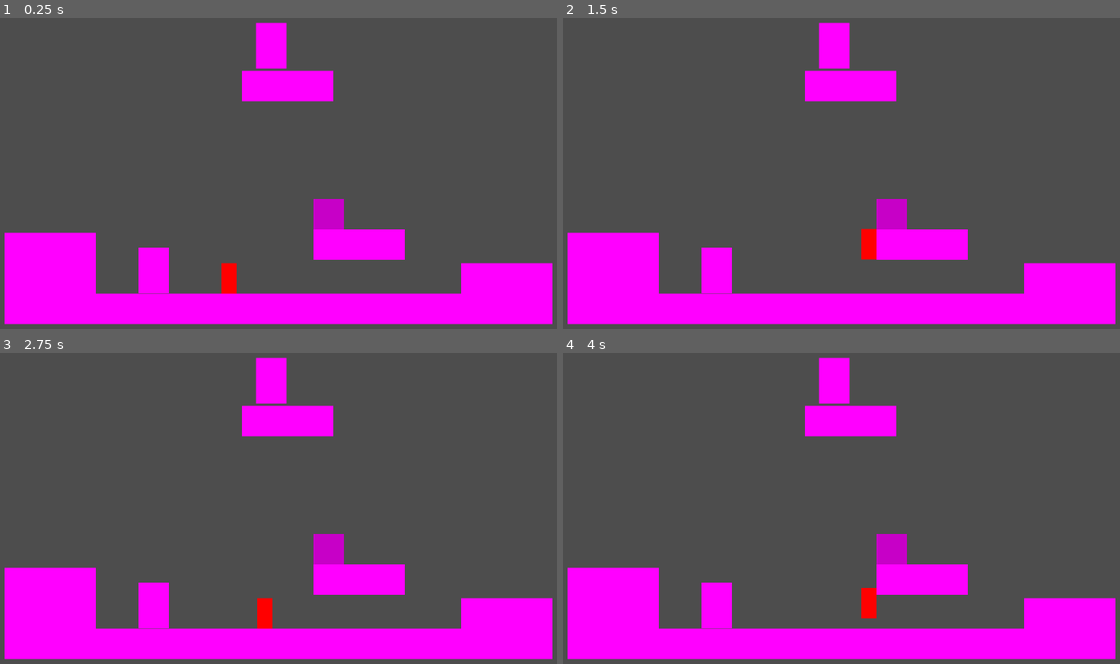
Above: before the commit, frames 1-4 (two rows, left to right).
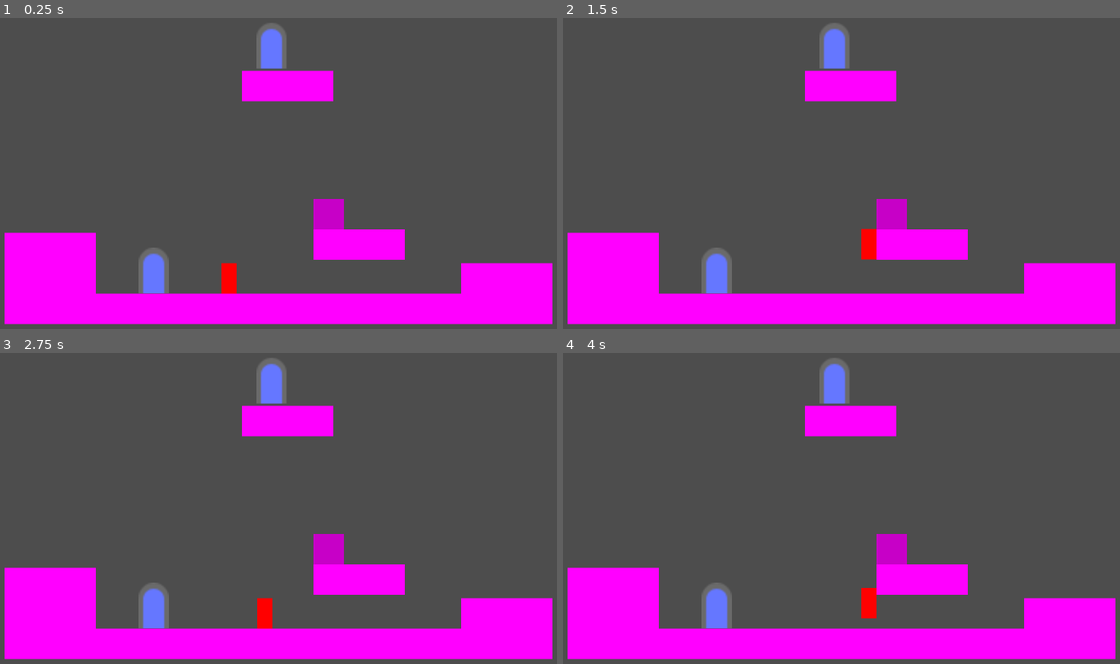
Above: after the commit, the same moments.

Repository: jedim101/2d_platformer
Game: Godot game, scene res://scenes/main.tscn
Two runs of this game, one before a commit and one after it. Both use one fixed random seed, a clock stepped at 60 frames per second and the inputs below.
Inputs:
- Up to frame 1 (0.25 s): no input
- Up to frame 2 (1.5 s): tap Enter at 0.5 s; hold D (move_right) from 0.53 s (still down); tap Space (jump) at 0.77 s
- Up to frame 3 (2.75 s): tap Space (jump) at 1.52 s; release D (move_right) at 2.03 s; hold A (move_left) from 2.03 s (still down)
- Up to frame 4 (4 s): release A (move_left) at 2.78 s; hold D (move_right) from 2.78 s (still down); tap Space (jump) at 3.02, 3.77 s

The runs differ from the first frame. In frame 1, 1.6% of the frame differs, in the area x 24-52%, y 1-89%; in frame 2, 1.6%; in frame 3, 1.6%; in frame 4, 1.6%.

Commit message:
portal texture

Diff:
--- a/scenes/portal.tscn
+++ b/scenes/portal.tscn
@@ -1,20 +1,22 @@
 [gd_scene load_steps=4 format=3 uid="uid://be5smo81o07df"]
 
 [ext_resource type="Script" path="res://scenes/portal.gd" id="1_dckvb"]
+[ext_resource type="Texture2D" uid="uid://k07qai6b2qpg" path="res://assets/portal.png" id="2_pcf3n"]
 
-[sub_resource type="PlaceholderTexture2D" id="PlaceholderTexture2D_cgho7"]
-
-[sub_resource type="RectangleShape2D" id="RectangleShape2D_qlicv"]
-size = Vector2(100, 150)
+[sub_resource type="CapsuleShape2D" id="CapsuleShape2D_4hl82"]
+radius = 35.0
+height = 131.0
 
 [node name="Portal" type="Area2D" groups=["portal"]]
 script = ExtResource("1_dckvb")
 
 [node name="Sprite2D" type="Sprite2D" parent="."]
-scale = Vector2(100, 150)
-texture = SubResource("PlaceholderTexture2D_cgho7")
+position = Vector2(0.5, 0)
+scale = Vector2(4.95, 5)
+texture = ExtResource("2_pcf3n")
 
 [node name="CollisionShape2D" type="CollisionShape2D" parent="."]
-shape = SubResource("RectangleShape2D_qlicv")
+position = Vector2(0, 9.5)
+shape = SubResource("CapsuleShape2D_4hl82")
 
 [connection signal="body_entered" from="." to="." method="_on_body_entered"]
Binary file added: assets/portal.png
Not shown, added: assets/portal.png.import
